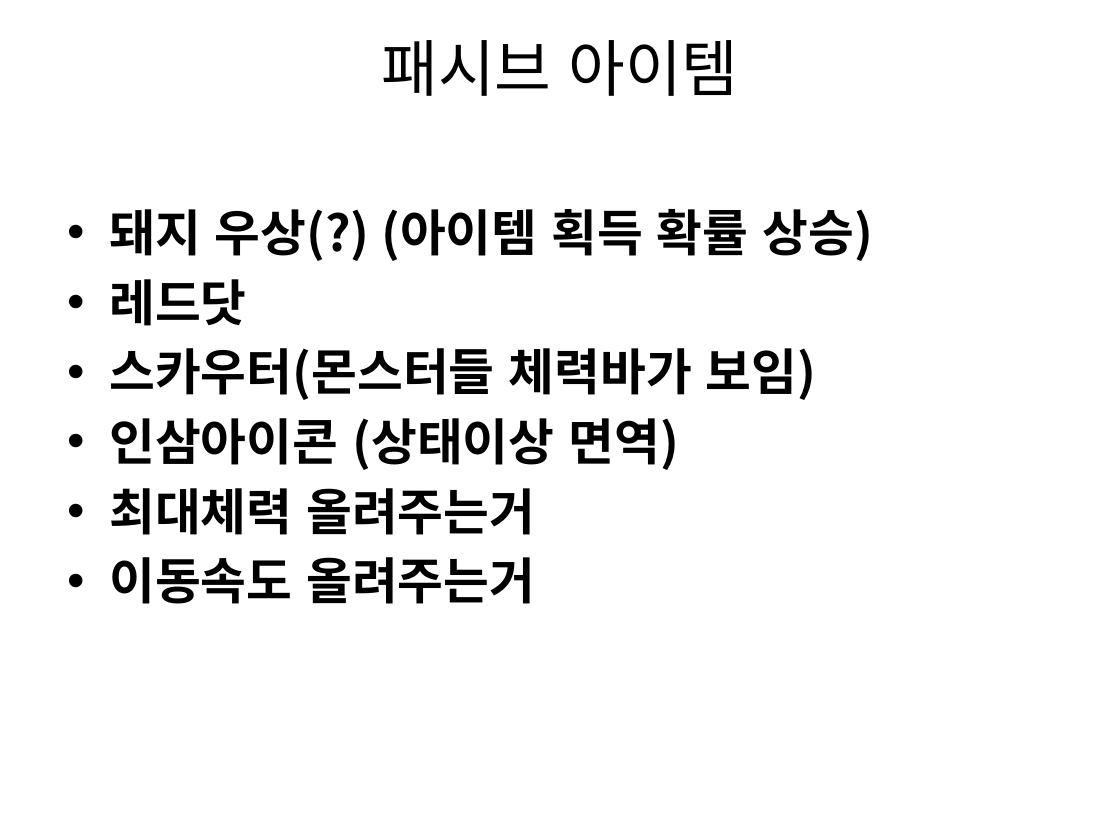
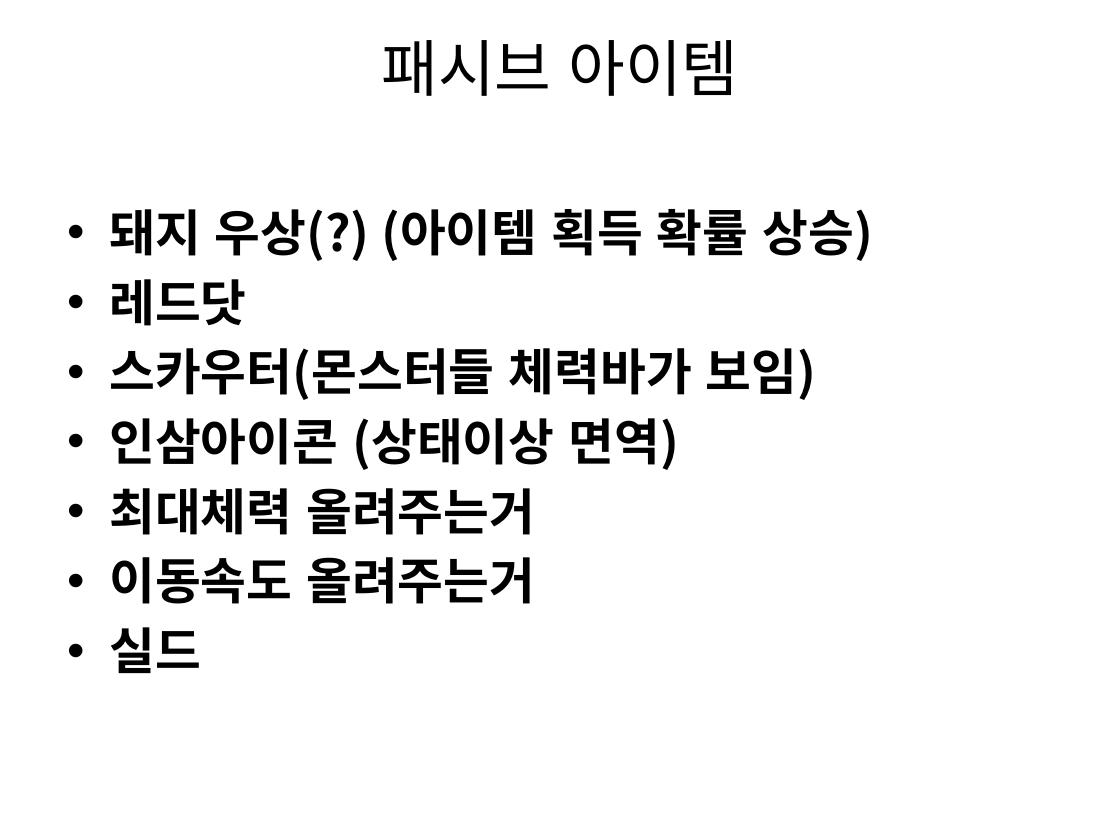
Before and after one commit to gkdlgndpdu/EscapeJail, a slide deck: slide 45 of EscapeJail/Assets/기획/스테이지1기획.pptx. Drawn at 1120x840 pixels with LibreOffice and Linux fonts; fonts in the diff are those of the drawing. Boxes give left, top, right and bottom in pixels: in the first picture for what was removed or moved away, otherwise in the second. Text is boxed around its words. In the diff, an @@ line names an element or a change of style, - is before the commit and + after.

```diff
--- a/EscapeJail/Assets/기획/스테이지1기획.pptx
+++ b/EscapeJail/Assets/기획/스테이지1기획.pptx
@@ text at (109, 627, 201, 673): paragraph added @@
+• 실드
```
Also in this commit, not shown: 1 other slide changed, 15 other files.
